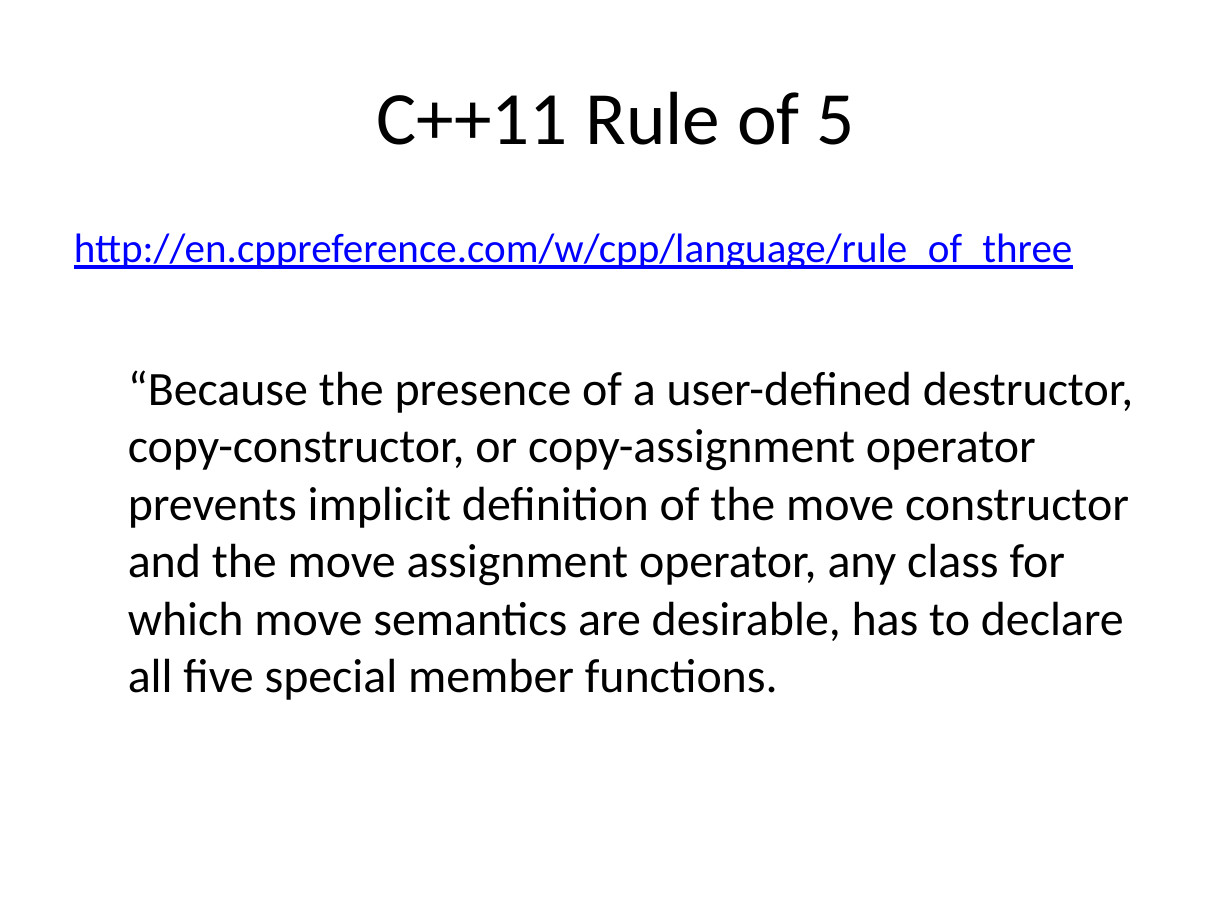
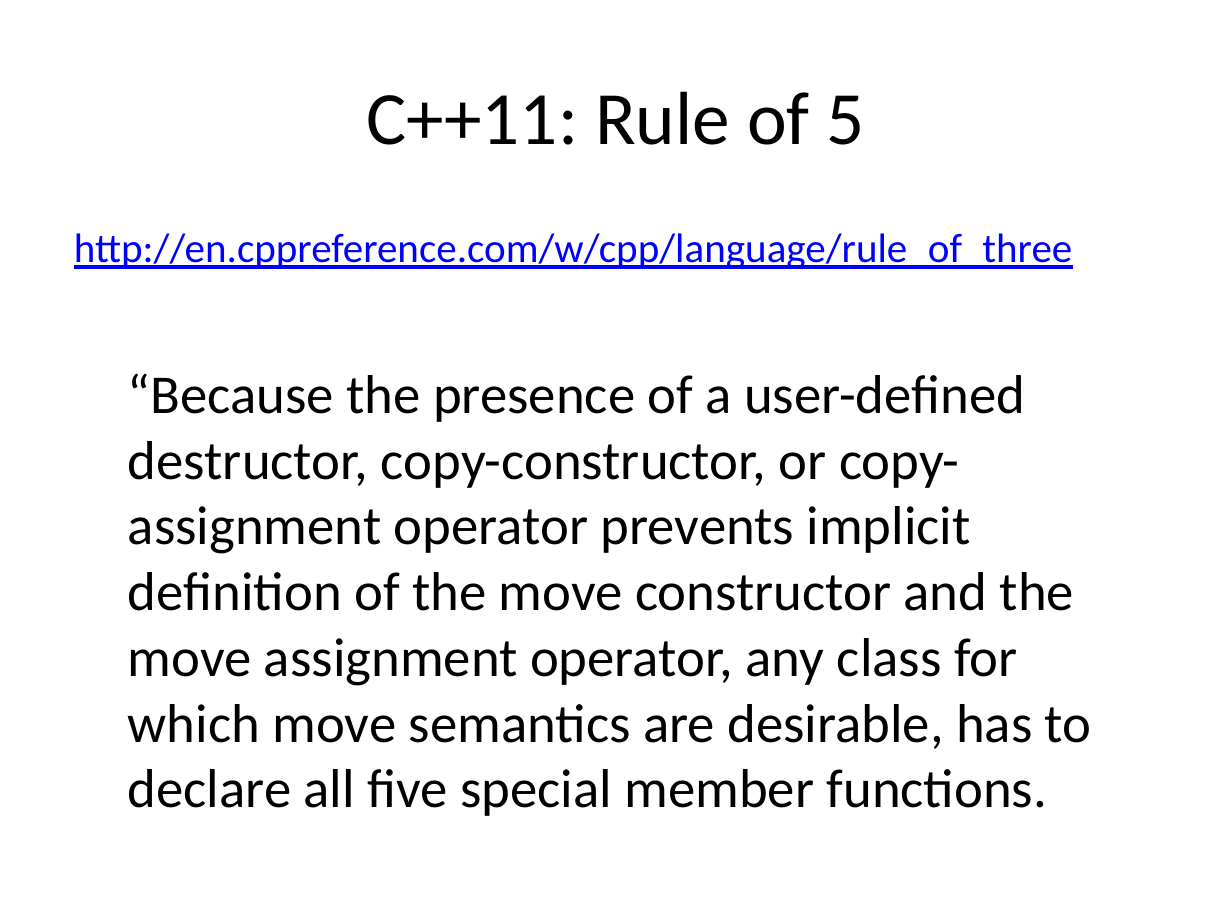
Before and after one commit to fellmad/FunWithCpp11, a slide deck: slide 20 of doc/Fun_with_C++11.pptx. Drawn at 1232x924 pixels with LibreOffice and Linux fonts; fonts in the diff are those of the drawing. Boxes give left, top, right and bottom in pixels: in the first picture for what was removed or moved away, otherwise in the second. Text is boxed around its words. In the diff, an @@ line names an element or a change of style, - is before the commit and + after.

```diff
--- a/doc/Fun_with_C++11.pptx
+++ b/doc/Fun_with_C++11.pptx
@@ title at bbox=[366, 91, 865, 145]: text changed @@
-C++11 Rule of 5
+C++11: Rule of 5
@@ text at bbox=[128, 373, 1092, 816]: size 28 to 32 pt in "“Because the presence of a user-defined destructor, ..." @@
```
Also in this commit, not shown: 4 other slides changed.
